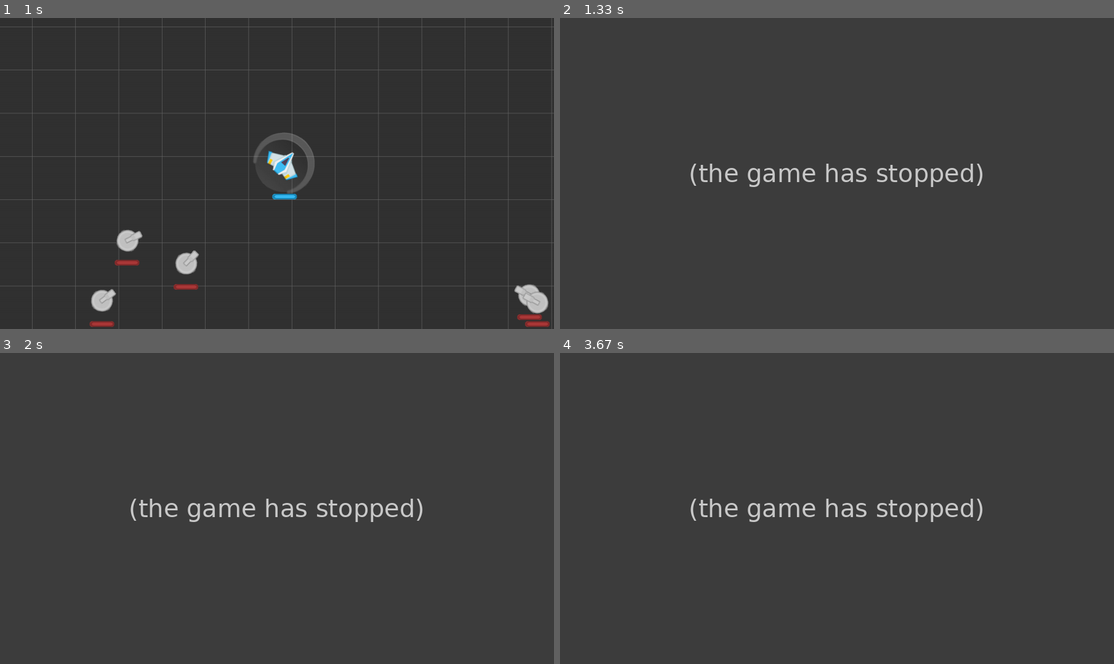
Above: before the commit, frames 1-4 (two rows, left to right).
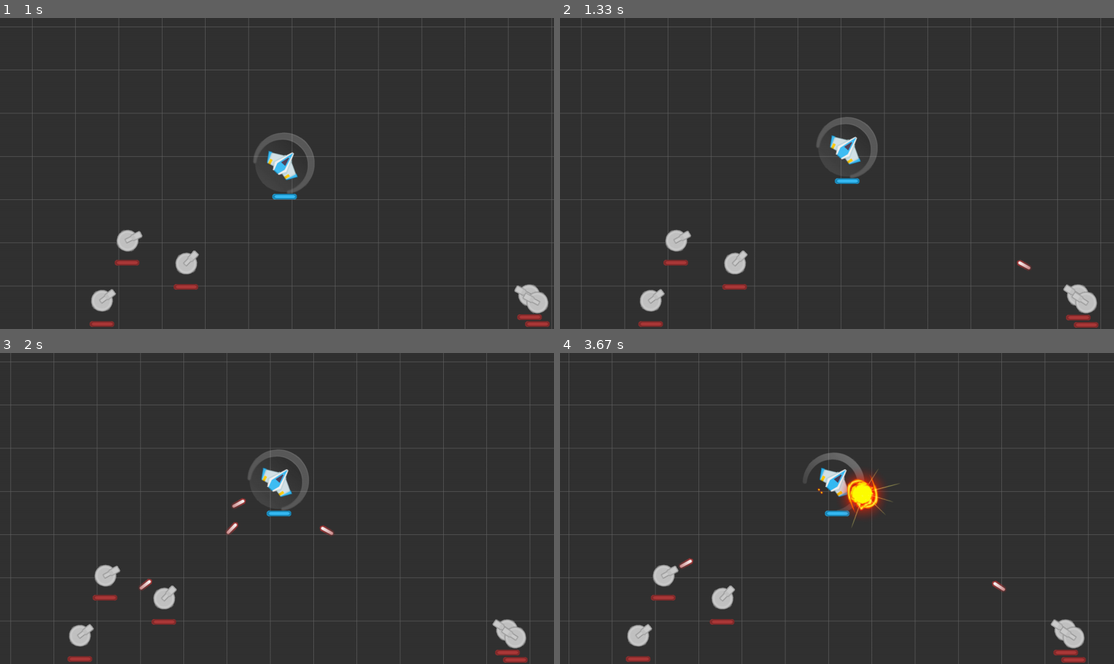
Above: after the commit, the same moments.

Repository: genericprogrammerdude/pygamengn
Game: pygame game, started from main.py
The game is run twice, just before and just after one commit, with the same random seed, the same clock (stepped at 60 frames per second) and the same inputs.
Inputs:
- Up to frame 1 (1 s): hold D 0.33-0.8 s; hold W from 0.83 s (still down)
- Up to frame 2 (1.33 s): release W at 1.13 s
- Up to frame 3 (2 s): no input
- Up to frame 4 (3.67 s): no input

Frame 1 is identical in both runs. In frame 2, 3.4% of the frame differs, in the area x 3-98%, y 2-100%; in frame 3, 3.5%; in frame 4, 4.0%, in the area x 1-96%, y 2-100%.
Error before the commit: AttributeError: 'Group' object has no attribute 'move_to_back' (turret.py line 49); the game stopped at 1.03 s (later frames are placeholders)

Commit message:
Finished implementation of GameObject.visible property.

Diff:
--- a/GameEngine/render_group.py
+++ b/GameEngine/render_group.py
@@ -39,14 +39,15 @@
             self.__draw_grid(surface)
 
         for sprite in self.sprites():
-            cam = pygame.Vector2(round(self.cam.x), round(self.cam.y))
-            transformed_rect = sprite.rect.move(cam)
-            if not self.view_rect.colliderect(transformed_rect):
-                # Ignore sprites that are outside of the view rectangle
-                if sprite.kill_when_off_screen():
-                    sprite.kill()
-            else:
-                surface.blit(sprite.image, transformed_rect)
+            if sprite.visible:
+                cam = pygame.Vector2(round(self.cam.x), round(self.cam.y))
+                transformed_rect = sprite.rect.move(cam)
+                if not self.view_rect.colliderect(transformed_rect):
+                    # Ignore sprites that are outside of the view rectangle
+                    if sprite.kill_when_off_screen():
+                        sprite.kill()
+                else:
+                    surface.blit(sprite.image, transformed_rect)
 
     def __draw_grid(self, surface):
         """Draws a grid as a background."""
